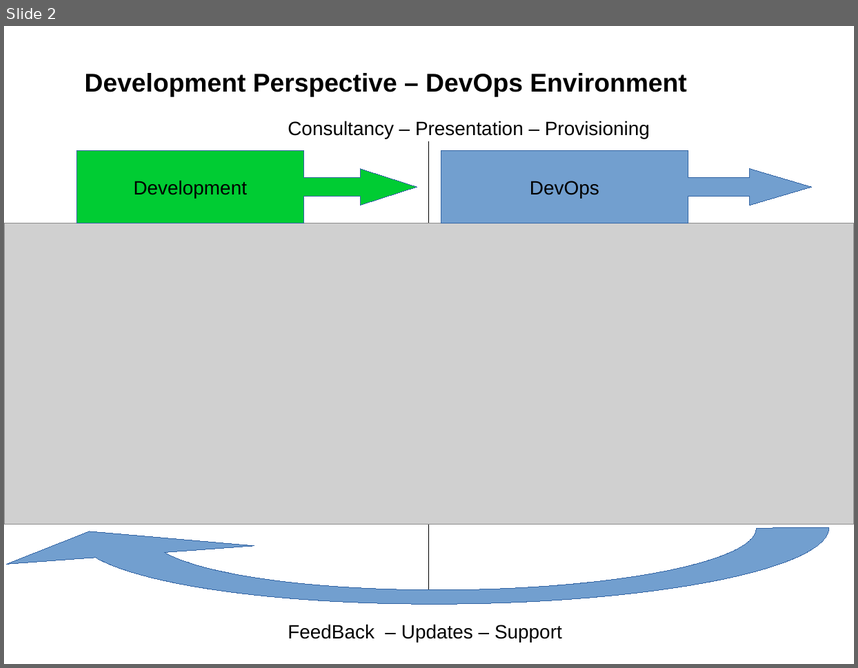
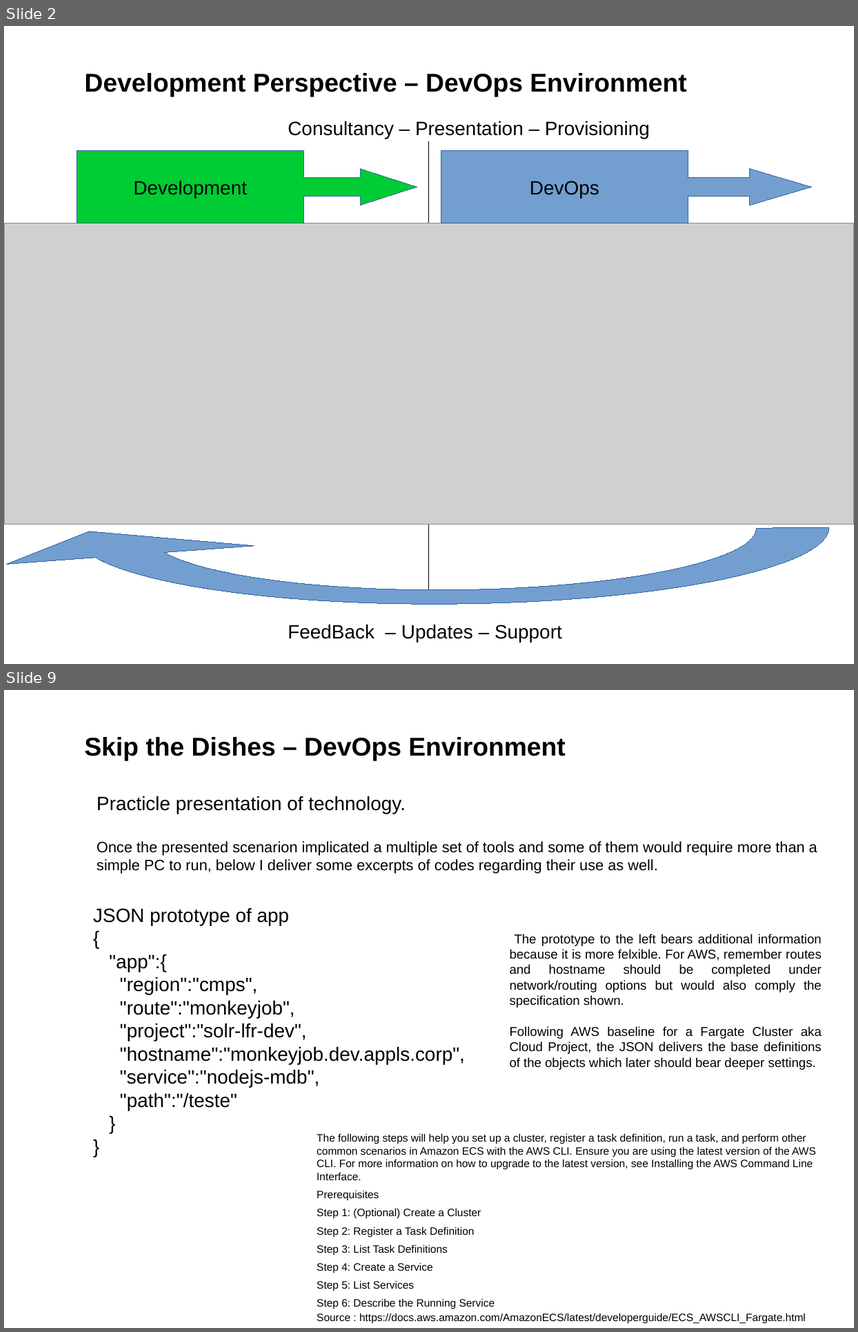
Before and after one commit to onophris/skip-the-dishes-sp-hackathon-vanhack, a slide deck: technical-challenge-response-HumbertoRovidaDeOliveira-skip-vanhack.odp. Shown one above the other, each under a label of ours: slide 2 before the commit, slides 2 and 9 after it; the slides between them are not shown. The pictures are 858x668 and 858x1332 pixels, drawn with LibreOffice and Linux fonts; fonts in the diff are those of the drawing; grey boxes stand for pictures. Boxes give left, top, right and bottom in pixels: in the first picture for what was removed or moved away, otherwise in the second. Text is boxed around its words. In the diff, an @@ line names an element or a change of style, - is before the commit and + after.

```diff
--- a/technical-challenge-response-HumbertoRovidaDeOliveira-skip-vanhack.odp
+++ b/technical-challenge-response-HumbertoRovidaDeOliveira-skip-vanhack.odp
@@ slide 9 added at [4,690,854,1328], background #FFFFFF @@
@@ text added at [85,737,566,761], 24 pt, text #000000, bold @@
+Skip the Dishes – DevOps Environment
@@ text added at [96,796,818,874], 14 pt, text #000000 @@
+Practicle presentation of technology.
+Once the presented scenarion implicated a multiple set of tools and some of them would require more than a simple PC to run, below I deliver some excerpts of codes regarding their use as well.
@@ text added at [93,907,465,1110], 18 pt, text #000000 @@
+JSON prototype of app
+{
+"app":{
+"region":"cmps",
+"route":"monkeyjob",
+"project":"solr-lfr-dev",
+"hostname":"monkeyjob.dev.appls.corp",
+"service":"nodejs-mdb",
+"path":"/teste"
+}
+}
@@ text added at [510,934,822,1069], 12 pt, text #000000 @@
+The prototype to the left bears additional information because it is more felxible. For AWS, remember routes and hostname should be completed under network/routing options but would also comply the specification shown.
+Following AWS baseline for a Fargate Cluster aka Cloud Project, the JSON delivers the base definitions of the objects which later should bear deeper settings.
@@ text added at [317,1133,816,1323], 10 pt, text #000000 @@
+The following steps will help you set up a cluster, register a task definition, run a task, and perform other common scenarios in Amazon ECS with the AWS CLI. Ensure you are using the latest version of the AWS CLI. For more information on how to upgrade to the latest version, see Installing the AWS Command Line Interface.
+Prerequisites
+Step 1: (Optional) Create a Cluster
+Step 2: Register a Task Definition
+Step 3: List Task Definitions
+Step 4: Create a Service
+Step 5: List Services
+Step 6: Describe the Running Service
+Source : https://docs.aws.amazon.com/AmazonECS/latest/developerguide/ECS_AWSCLI_Fargate.html
```
Also in this commit, not shown: 3 slides changed, 8 other slides added.
